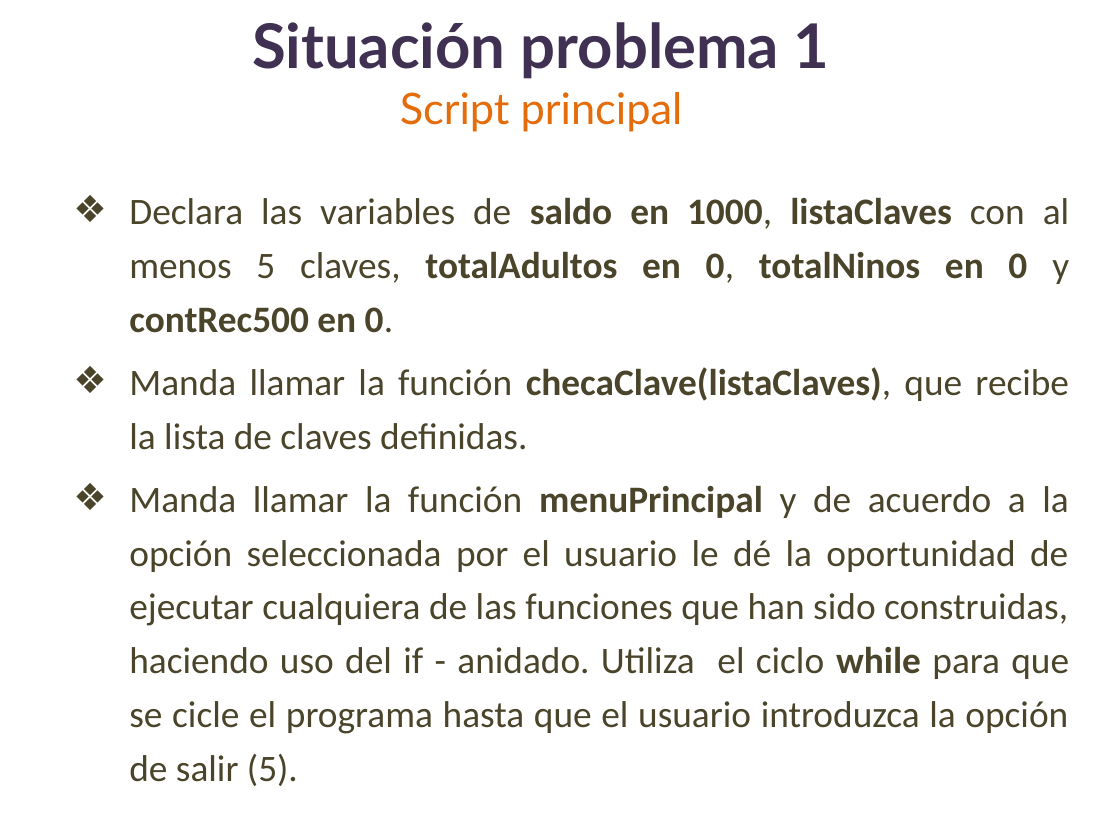
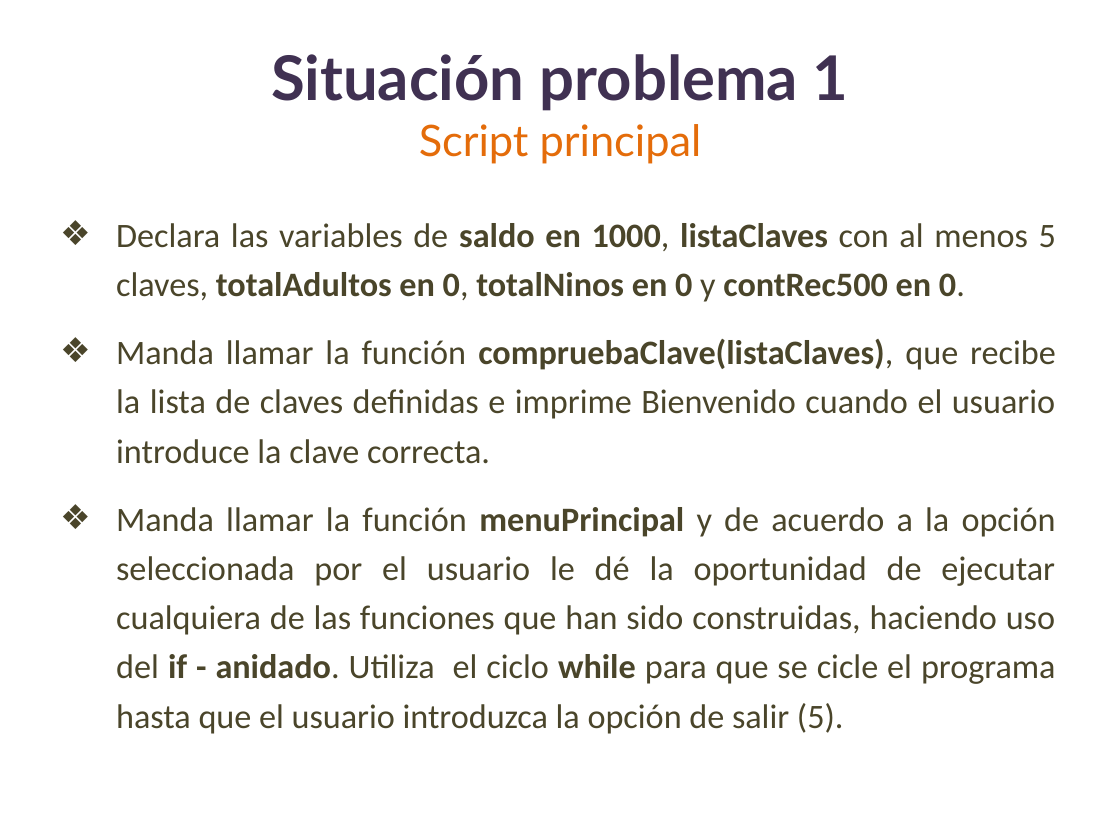
Before and after one commit to lizetheP/PensamientoC, a slide deck: slide 8 of Calendario2019/Presentaciones/Semana3/SITUACION1_FINAL.pptx. Drawn at 1120x840 pixels with LibreOffice and Linux fonts; fonts in the diff are those of the drawing. Boxes give left, top, right and bottom in pixels: in the first picture for what was removed or moved away, otherwise in the second. Text is boxed around its words. In the diff, an @@ line names an element or a change of style, - is before the commit and + after.

```diff
--- a/Calendario2019/Presentaciones/Semana3/SITUACION1_FINAL.pptx
+++ b/Calendario2019/Presentaciones/Semana3/SITUACION1_FINAL.pptx
@@ title "Situación problema 1 Script principal": place and size @@
-title "Situación problema 1 Script principal" at box(252, 22, 830, 132)
+title "Situación problema 1 Script principal" at box(271, 54, 849, 164)
@@ text "Declara las variables de saldo ...": place and size @@
-text "Declara las variables de saldo ..." at box(129, 197, 1069, 786)
+text "Declara las variables de saldo ..." at box(116, 223, 1056, 734)
@@ text at box(116, 223, 1056, 734): size 24 to 22 pt in "Declara las variables de saldo en 1000, ...", "Manda llamar la función menuPrincipal y de ..."; bold on in "if - anidado."; more space between paragraphs @@
@@ text at box(116, 339, 1056, 464): text changed; size 24 to 22 pt @@
-  ❖ Manda llamar la función checaClave(listaClaves), que recibe la lista de claves definidas.
+  ❖ Manda llamar la función compruebaClave(listaClaves), que recibe la lista de claves definidas e imprime Bienvenido cuando el usuario introduce la clave correcta.
```
Also in this commit, not shown: 2 other slides changed, 4 other files.
